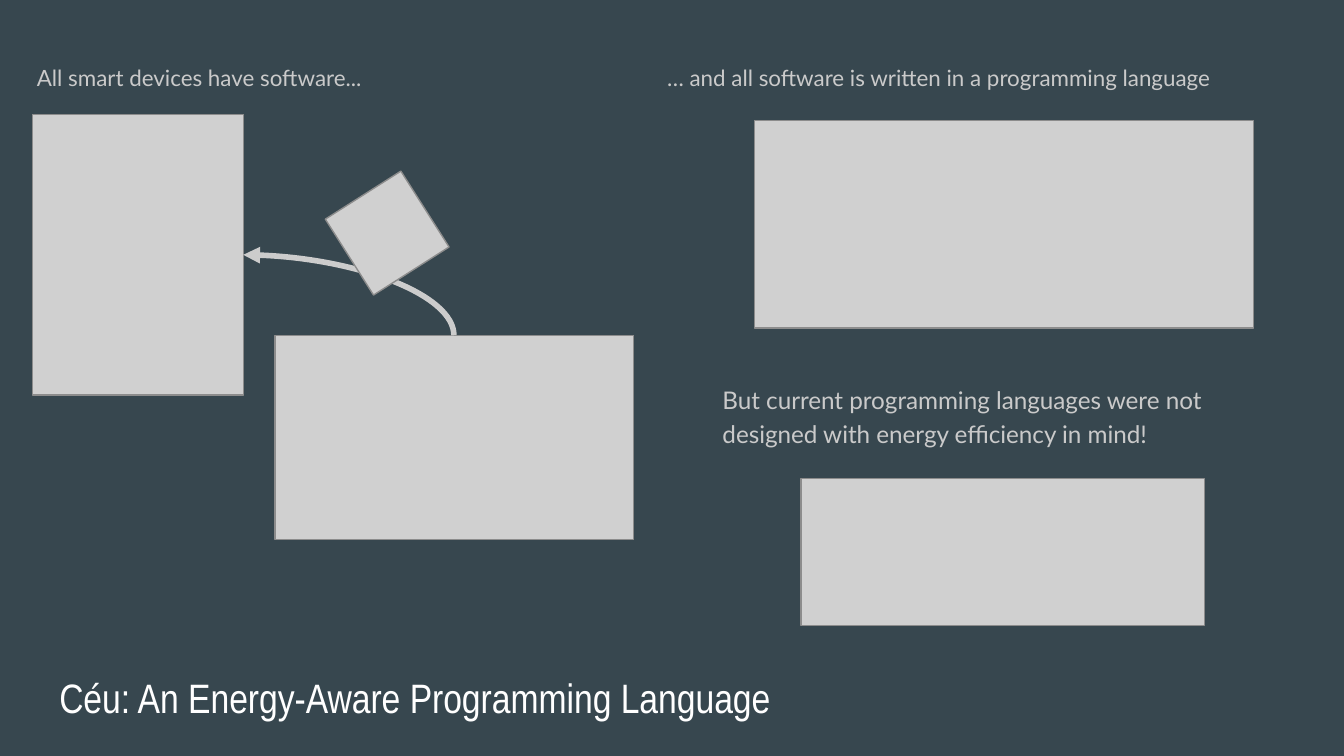
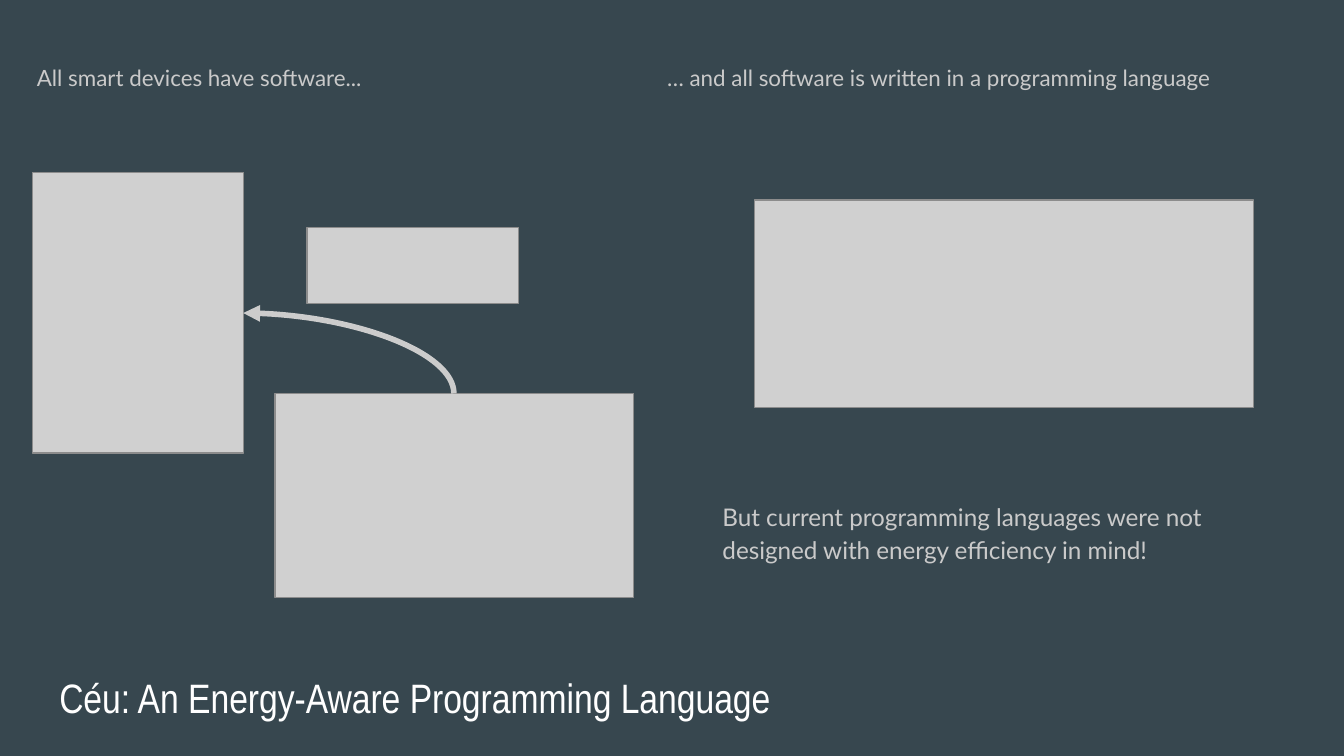
Before and after one commit to fsantanna-uerj/serrapilheira, a slide deck: slide 4 of Submissao/Final/Chico - Serrapilheira - Energia.odp. Drawn at 1344x756 pixels with LibreOffice and Linux fonts; fonts in the diff are those of the drawing; grey boxes stand for pictures. Boxes give left, top, right and bottom in pixels: in the first picture for what was removed or moved away, otherwise in the second. Text is boxed around its words. In the diff, an @@ line names an element or a change of style, - is before the commit and + after.

```diff
--- a/Submissao/Final/Chico - Serrapilheira - Energia.odp
+++ b/Submissao/Final/Chico - Serrapilheira - Energia.odp
@@ picture: place and size @@
-picture at bbox=[754, 121, 1253, 328]
+picture at bbox=[754, 200, 1253, 407]
@@ picture at bbox=[306, 227, 517, 304]: rotation 327 to 0 degrees @@
@@ 2 pictures, 1 curved arrow: place and size @@
-2 pictures, 1 curved arrow at bbox=[32, 114, 634, 539]
+2 pictures, 1 curved arrow at bbox=[32, 173, 634, 598]
@@ picture removed at bbox=[801, 478, 1204, 625] @@
@@ text "But current programming languages were ...": place and size @@
-text "But current programming languages were ..." at bbox=[722, 391, 1202, 448]
+text "But current programming languages were ..." at bbox=[722, 508, 1202, 564]
```
Also in this commit, not shown: 1 other slide changed.
